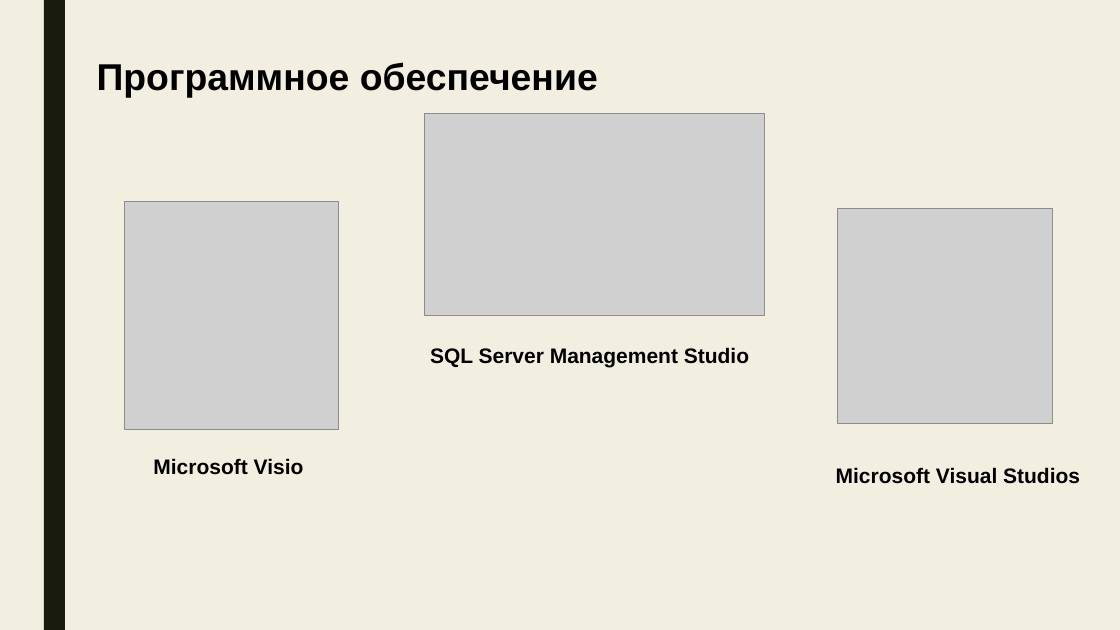
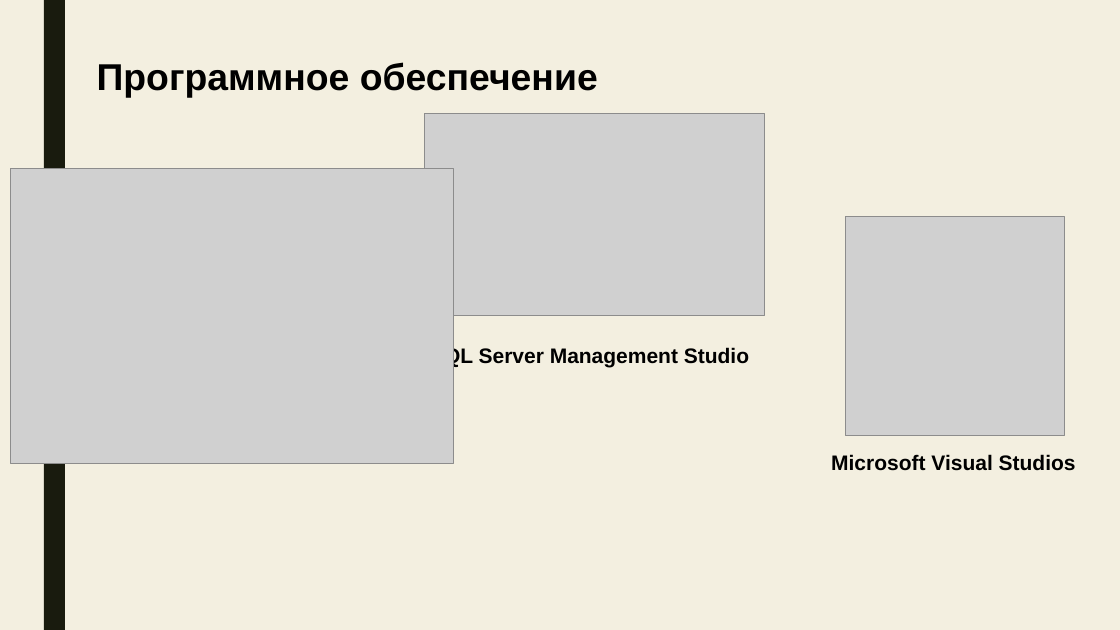
Before and after one commit to Alexgaev1/ISPP-5, a slide deck: slide 3 of Презентация по учебной практике.pptx. Drawn at 1120x630 pixels with LibreOffice and Linux fonts; fonts in the diff are those of the drawing; grey boxes stand for pictures. Boxes give left, top, right and bottom in pixels: in the first picture for what was removed or moved away, otherwise in the second. Text is boxed around its words. In the diff, an @@ line names an element or a change of style, - is before the commit and + after.

```diff
--- a/Презентация по учебной практике.pptx
+++ b/Презентация по учебной практике.pptx
@@ picture added at (x1=10, y1=168, x2=453, y2=464) @@
@@ picture removed at (x1=124, y1=202, x2=339, y2=430) @@
@@ picture resized from (x1=838, y1=208, x2=1054, y2=424) to (x1=845, y1=217, x2=1065, y2=436) @@
@@ text "Microsoft Visio" rewrapped from (x1=153, y1=458, x2=304, y2=475) to (x1=161, y1=463, x2=311, y2=464) @@
@@ text "Microsoft Visual Studios" moved from (x1=836, y1=467, x2=1080, y2=484) to (x1=831, y1=454, x2=1076, y2=471) @@
```
Also in this commit, not shown: 2 other slides changed.
